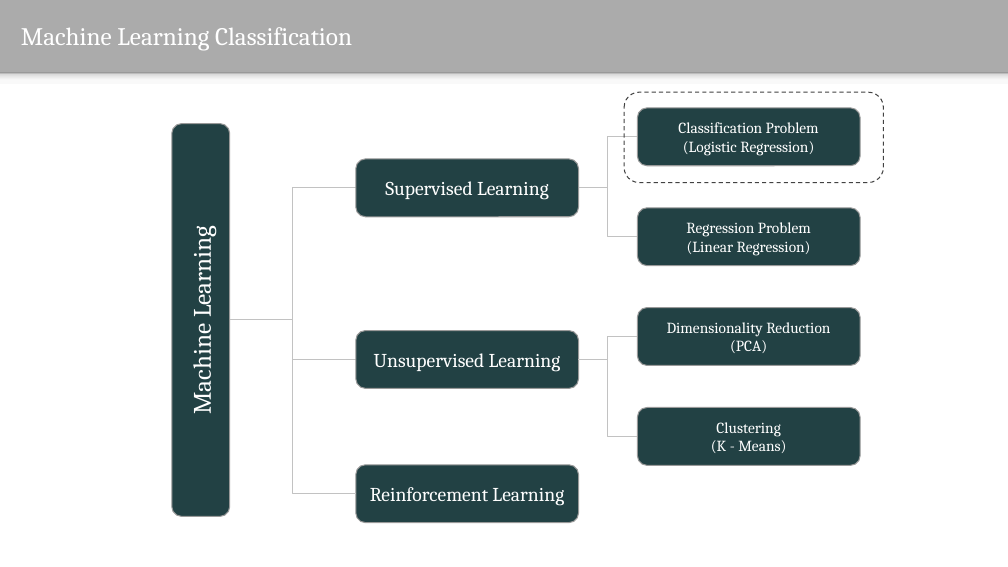
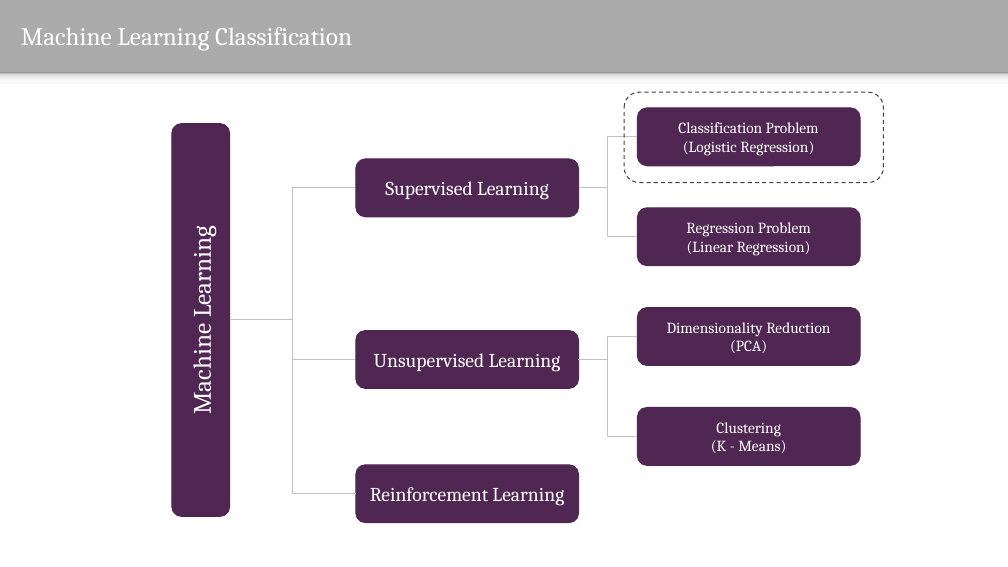
Before and after one commit to saurabhbhatt/DataGiri, a slide deck: slide 4 of Hands-on Machine Learning with Python - Datagiri.pptx. Drawn at 1008x567 pixels with LibreOffice and Linux fonts; fonts in the diff are those of the drawing; background and template pictures are left out. Boxes give left, top, right and bottom in pixels: in the first picture for what was removed or moved away, otherwise in the second. Text is boxed around its words. In the diff, an @@ line names an element or a change of style, - is before the commit and + after.

```diff
--- a/Hands-on Machine Learning with Python - Datagiri.pptx
+++ b/Hands-on Machine Learning with Python - Datagiri.pptx
@@ fill #224144 to #502653; outline #999999 0.75 pt to #502653 0.75 pt in 8 elements at [172,123,229,517], [356,159,579,217], [356,331,579,388], [637,108,860,165], [637,208,860,265], [637,307,860,365], [637,407,860,465], [356,465,579,522] @@
```
Also in this commit, not shown: 20 other slides changed, 3 slides added, 1 slide removed, 6 other files.
